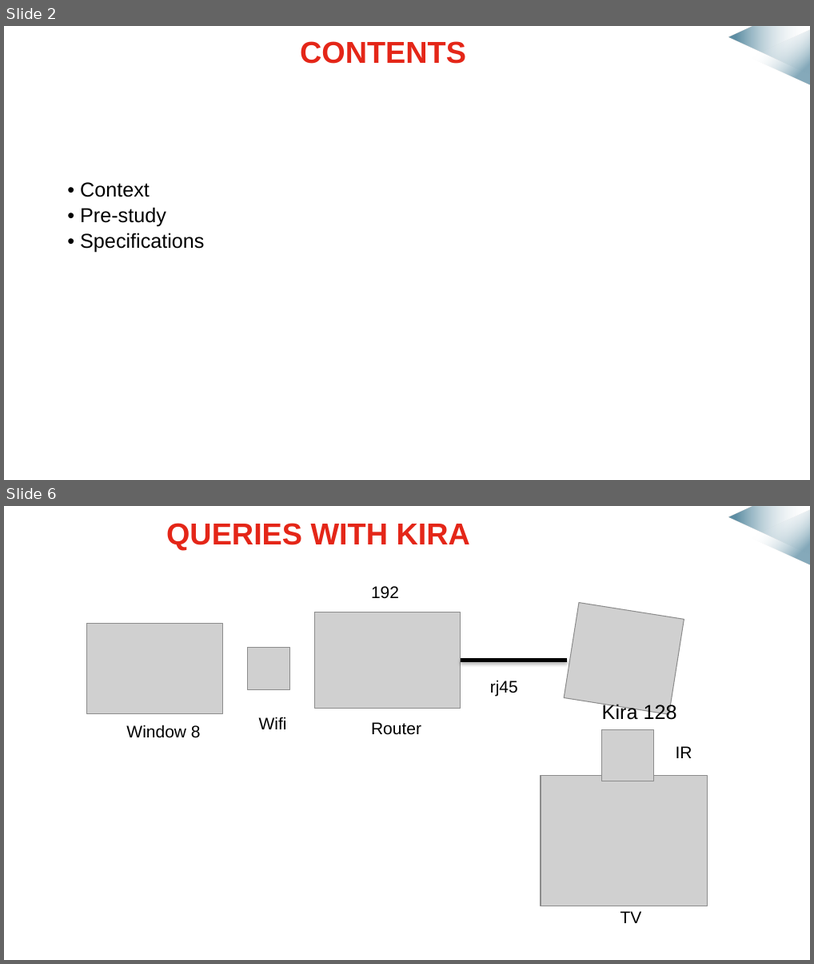
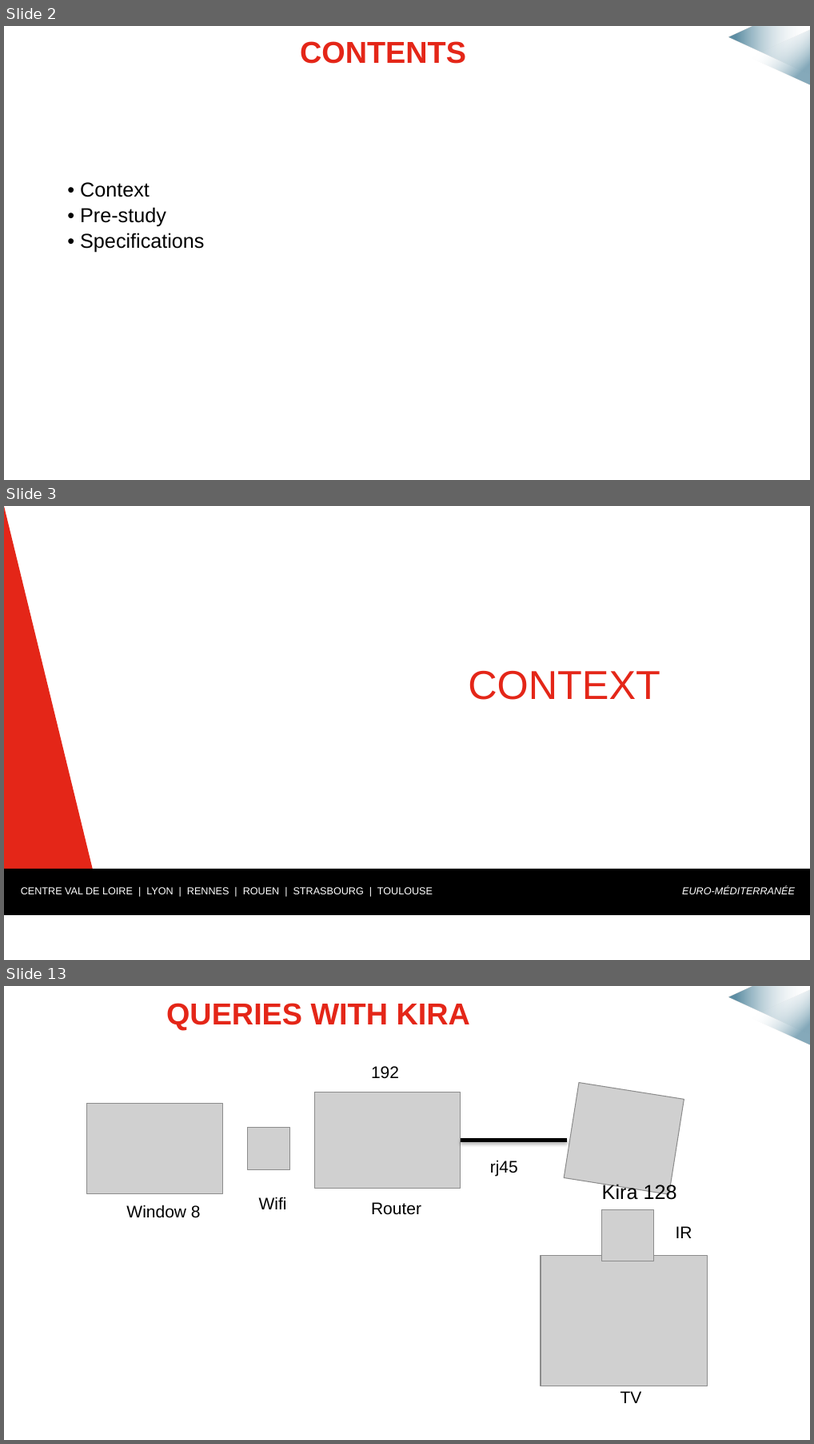
Before and after one commit to mmeven/EP_Domotique_Tablette, a slide deck: Rendu/Diapo_prototype_janvier.pptx. Shown one above the other, each under a label of ours: slides 2 and 6 before the commit, slides 2, 3 and 13 after it; the slides between them are not shown. The pictures are 814x964 and 814x1444 pixels, drawn with LibreOffice and Linux fonts; fonts in the diff are those of the drawing; grey boxes stand for pictures; background and template pictures are left out. Boxes give left, top, right and bottom in pixels: in the first picture for what was removed or moved away, otherwise in the second. Text is boxed around its words. In the diff, an @@ line names an element or a change of style, - is before the commit and + after.

```diff
--- a/Rendu/Diapo_prototype_janvier.pptx
+++ b/Rendu/Diapo_prototype_janvier.pptx
@@ slide 3 added at [4,506,810,960], background #FFFFFF; not listed: 2 template elements that a slide beside it also shows @@
@@ right triangle added at [4,506,114,959], fill #E42618 @@
@@ right triangle added at [239,506,350,959], fill #FFFFFF @@
@@ rectangle added at [726,506,810,600], fill #FFFFFF @@
@@ title added at [468,671,661,700], 36 pt, text #E42618 @@
+CONTEXT
@@ rectangle added at [4,868,810,915], fill #000000 @@
@@ text added at [21,887,433,894], 9 pt, text #FFFFFF @@
+CENTRE VAL DE LOIRE | LYON | RENNES | ROUEN | STRASBOURG | TOULOUSE
@@ text added at [682,886,795,894], 9 pt, text #FFFFFF, italic @@
+EURO-MÉDITERRANÉE
@@ rectangle added at [4,915,810,960], fill #FFFFFF @@
@@ what was slide 6 is now slide 13 @@
```
Also in this commit, not shown: 4 slides changed, 8 other slides added.
